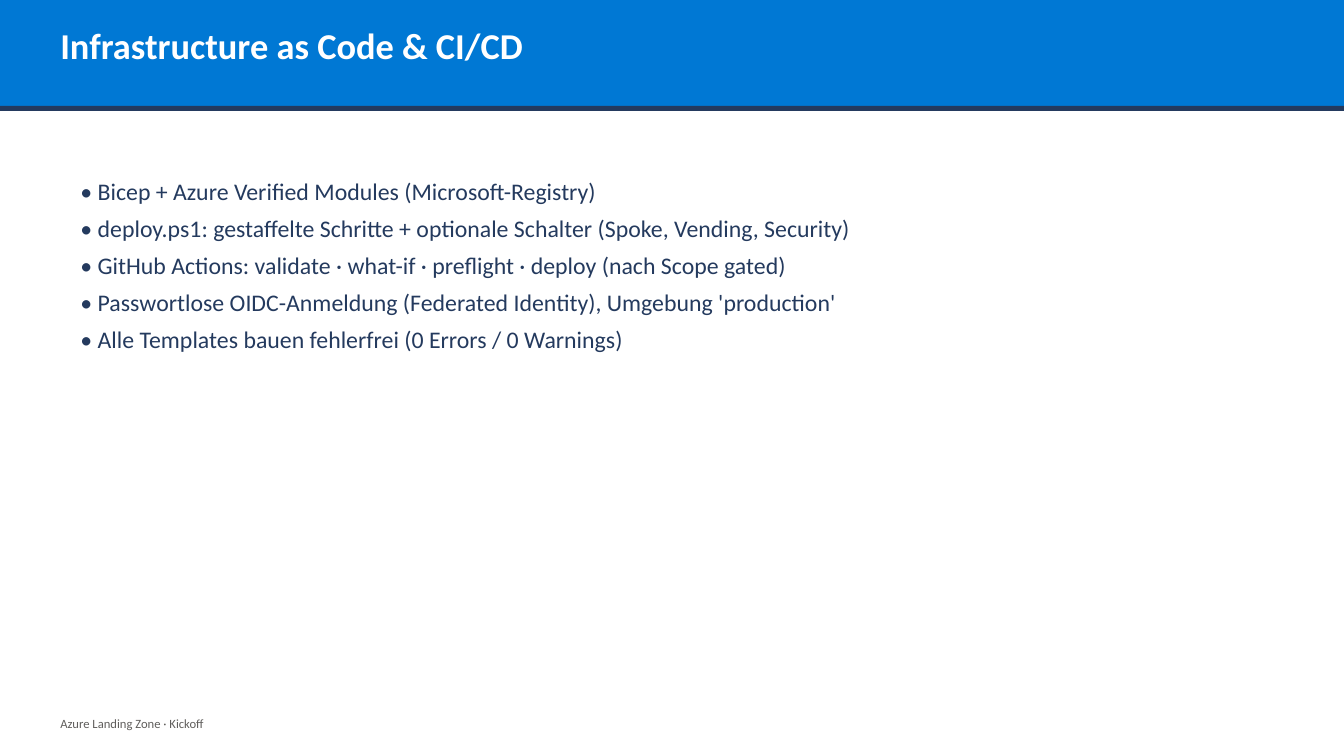
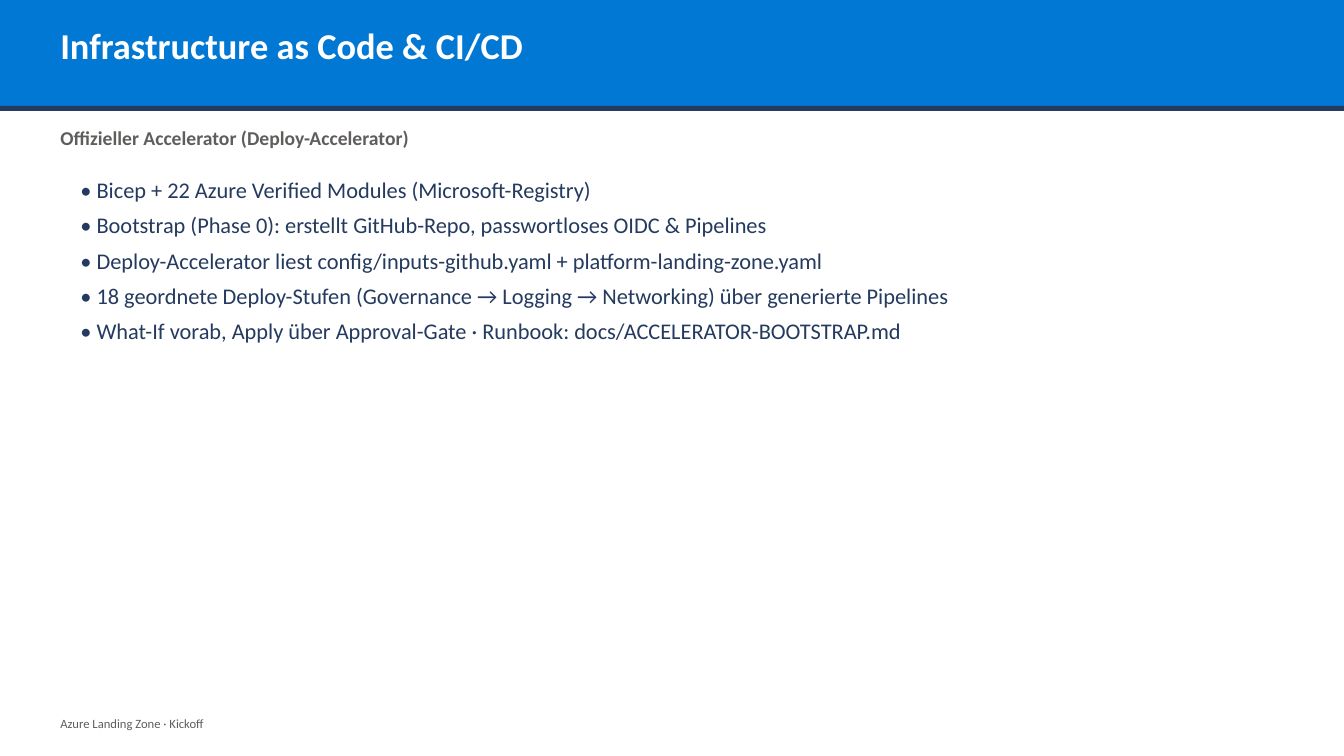
Before and after one commit to YannickBeck/azure-landing-zone, a slide deck: slide 12 of docs/kickoff/Azure-Landing-Zone-Kickoff.pptx. Drawn at 1344x756 pixels with LibreOffice and Linux fonts; fonts in the diff are those of the drawing. Boxes give left, top, right and bottom in pixels: in the first picture for what was removed or moved away, otherwise in the second. Text is boxed around its words. In the diff, an @@ line names an element or a change of style, - is before the commit and + after.

```diff
--- a/docs/kickoff/Azure-Landing-Zone-Kickoff.pptx
+++ b/docs/kickoff/Azure-Landing-Zone-Kickoff.pptx
@@ text added at (x1=60, y1=130, x2=409, y2=148), 14 pt, text #605E5C, bold @@
+Offizieller Accelerator (Deploy-Accelerator)
@@ text at (x1=97, y1=182, x2=948, y2=343): text changed; size 17 to 16 pt @@
-• Bicep + Azure Verified Modules (Microsoft-Registry)
-• deploy.ps1: gestaffelte Schritte + optionale Schalter (Spoke, Vending, Security)
-• GitHub Actions: validate · what-if · preflight · deploy (nach Scope gated)
-• Passwortlose OIDC-Anmeldung (Federated Identity), Umgebung 'production'
-• Alle Templates bauen fehlerfrei (0 Errors / 0 Warnings)
+• Bicep + 22 Azure Verified Modules (Microsoft-Registry)
+• Bootstrap (Phase 0): erstellt GitHub-Repo, passwortloses OIDC & Pipelines
+• Deploy-Accelerator liest config/inputs-github.yaml + platform-landing-zone.yaml
+• 18 geordnete Deploy-Stufen (Governance → Logging → Networking) über generierte Pipelines
+• What-If vorab, Apply über Approval-Gate · Runbook: docs/ACCELERATOR-BOOTSTRAP.md
```
Also in this commit, not shown: 10 other slides changed, 4 other files.
